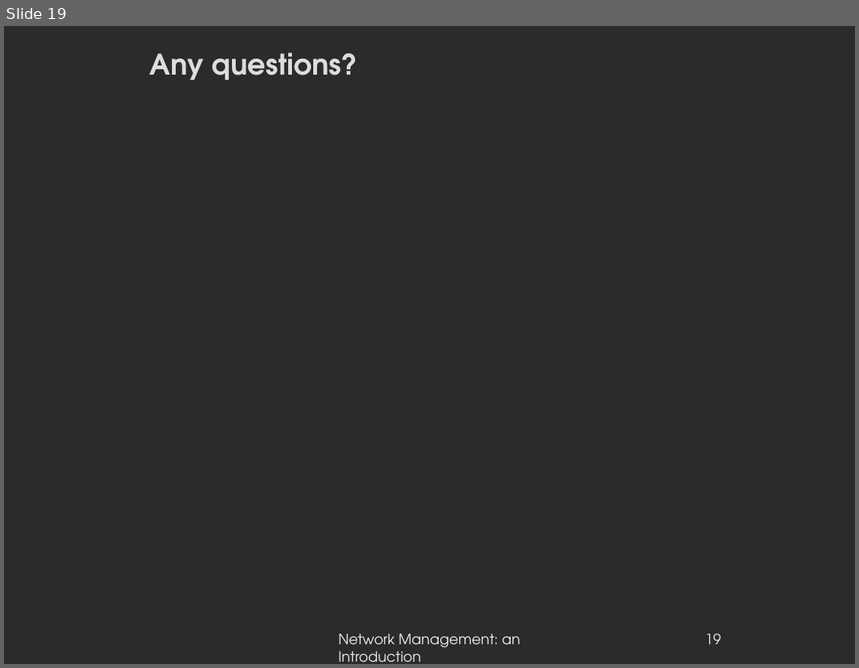
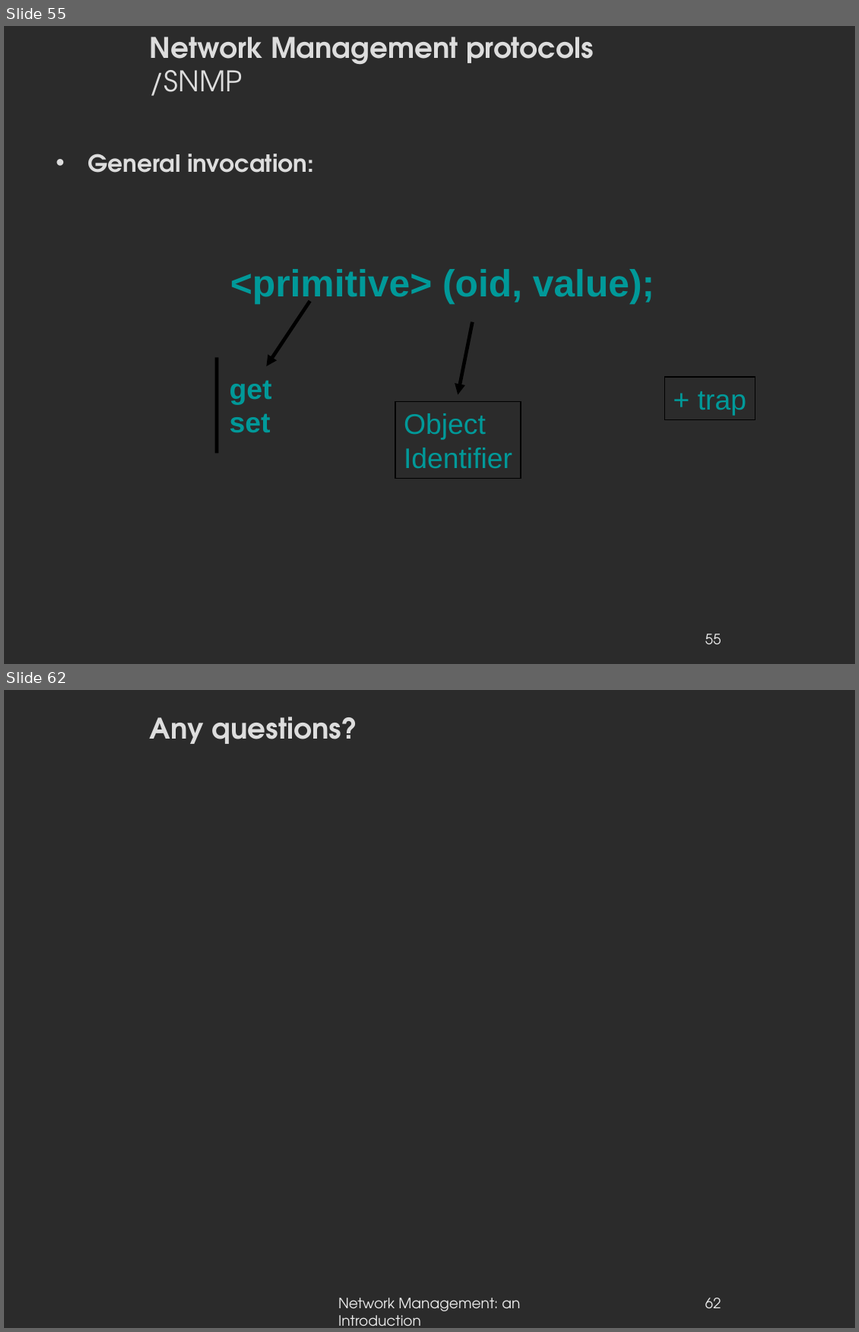
Before and after one commit to danielausparis/globals-3.00, a slide deck: globals-v3.00.odp. Shown one above the other, each under a label of ours: slide 19 before the commit, slides 55 and 62 after it; the slides between them are not shown. The pictures are 859x668 and 859x1332 pixels, drawn with LibreOffice and Linux fonts; fonts in the diff are those of the drawing; background and template pictures are left out; a plain dark background stands for a picture behind light text. Boxes give left, top, right and bottom in pixels: in the first picture for what was removed or moved away, otherwise in the second. Text is boxed around its words. In the diff, an @@ line names an element or a change of style, - is before the commit and + after.

```diff
--- a/globals-v3.00.odp
+++ b/globals-v3.00.odp
@@ slide 55 added at (4, 26, 855, 664), background picture (left out) @@
@@ title added at (150, 37, 594, 96), 24 pt, text #DDDDDD, bold @@
+Network Management protocols
+/SNMP
@@ text added at (88, 154, 314, 173), 20 pt, text #DDDDDD, bold @@
+• General invocation:
@@ text added at (230, 269, 655, 304), 32 pt, text #009999, bold @@
+<primitive> (oid, value);
@@ arrow added from (309, 303) to (266, 366), #000000 3 pt @@
@@ arrow added from (472, 324) to (458, 395), #000000 3 pt @@
@@ line added from (217, 360) to (217, 452), #000000 3 pt @@
@@ text added at (230, 381, 272, 433), 24 pt, text #009999, bold @@
+get
+set
@@ rectangle added at (665, 378, 756, 420), outline #000000 0.99 pt, 24 pt, text #009999 @@
++ trap
@@ rectangle added at (395, 402, 522, 479), outline #000000 0.99 pt, 24 pt, text #009999 @@
+Object
+Identifier
@@ page number added at (705, 634, 721, 645), 12 pt, text #EEEEEE @@
+55
@@ what was slide 19 is now slide 62 @@
@@ page number at (705, 1298, 721, 1309): text changed @@
-19
+62
```
Also in this commit, not shown: 4 slides changed, 42 other slides added.
